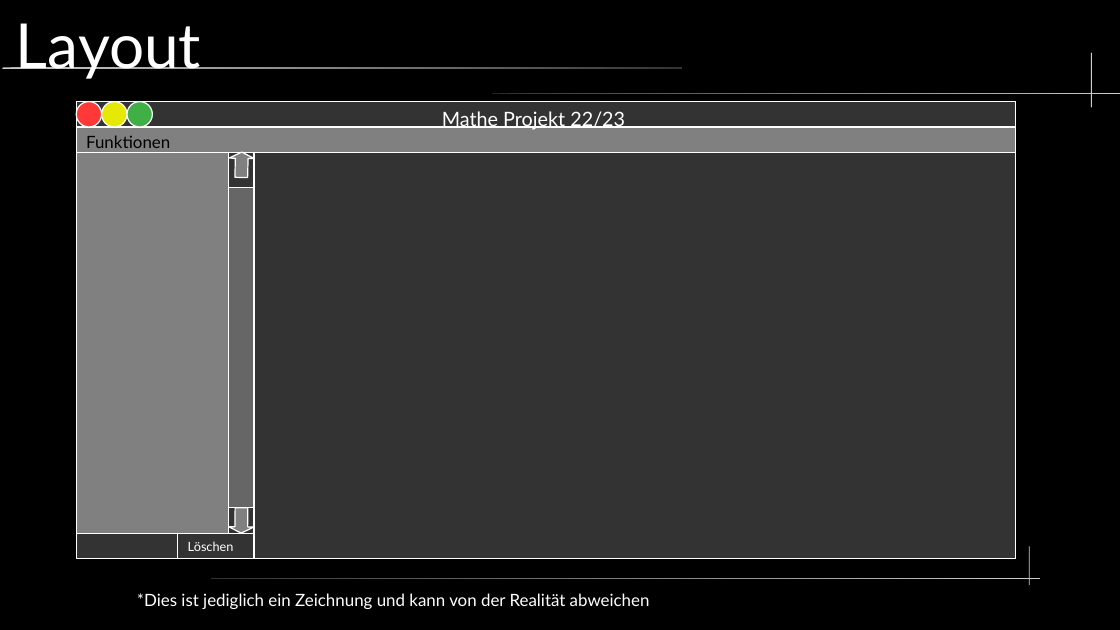
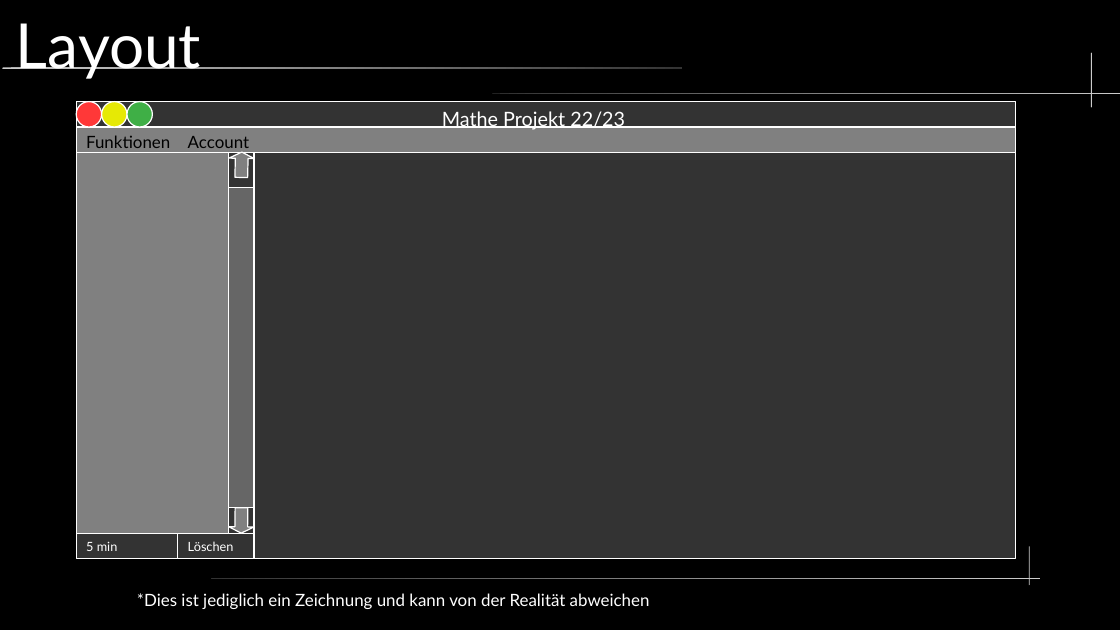
Before and after one commit to hyperbel/MatheProjekt22_23, a slide deck: slide 4 of Doc/Präsi/Präsentation.odp. Drawn at 1120x630 pixels with LibreOffice and Linux fonts; fonts in the diff are those of the drawing. Boxes give left, top, right and bottom in pixels: in the first picture for what was removed or moved away, otherwise in the second. Text is boxed around its words. In the diff, an @@ line names an element or a change of style, - is before the commit and + after.

```diff
--- a/Doc/Präsi/Präsentation.odp
+++ b/Doc/Präsi/Präsentation.odp
@@ text added at (188, 136, 249, 152), 12 pt, text #000000 @@
+Account
@@ text added at (86, 541, 118, 551), 9 pt, text #FFFFFF @@
+5 min
```
Also in this commit, not shown: 11 other slides changed, 13 slides added, 2 slides removed.
